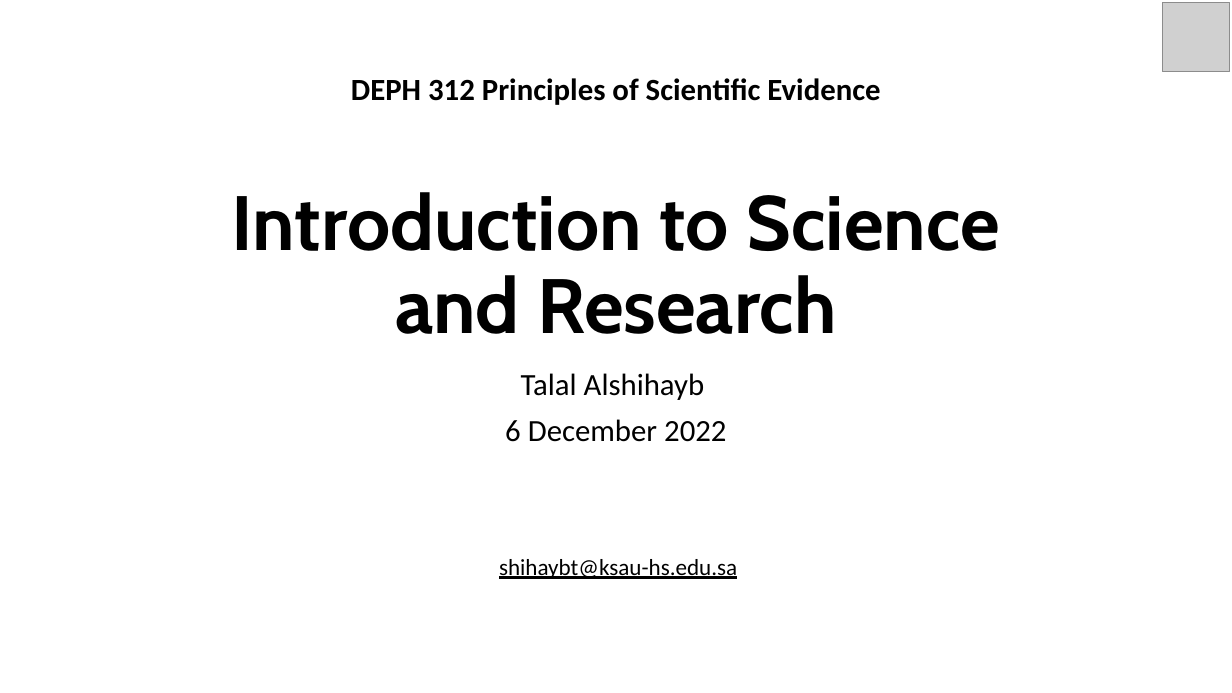
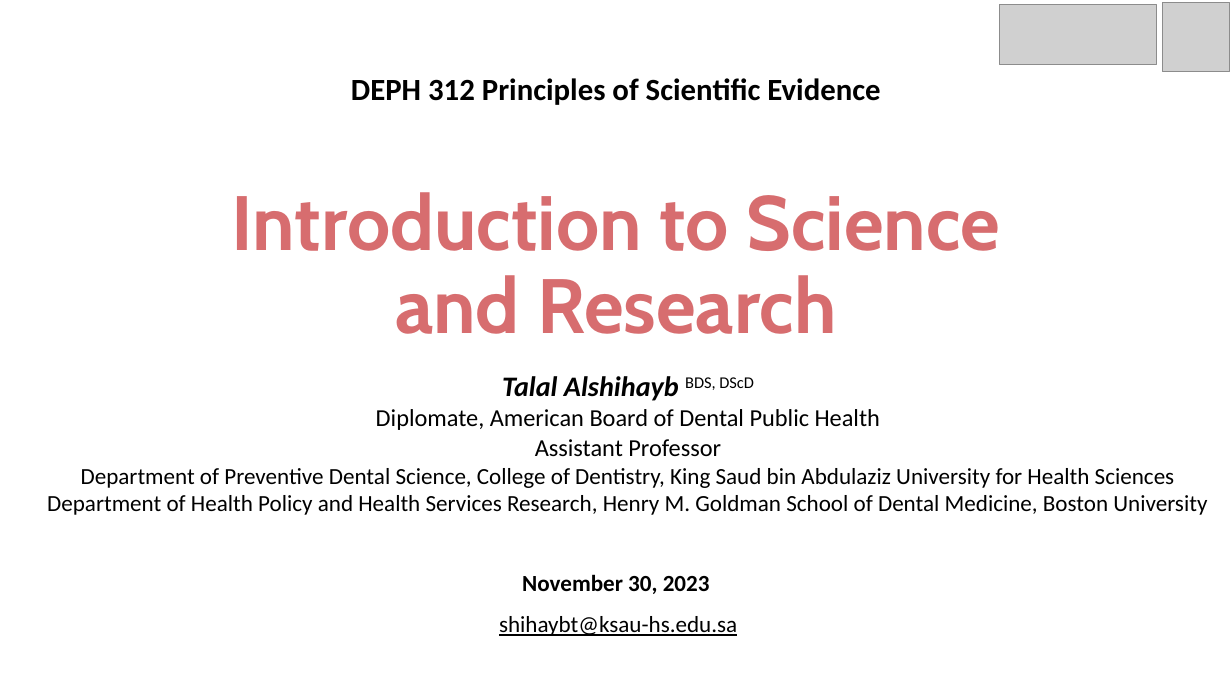
Before and after one commit to tshihayb/Principles-of-Scientific-Evidence, a slide deck: slide 1 of Lectures/DEPH 312 Lecture 2 Introduction Science and Research.pptx. Drawn at 1232x693 pixels with LibreOffice and Linux fonts; fonts in the diff are those of the drawing; grey boxes stand for pictures. Boxes give left, top, right and bottom in pixels: in the first picture for what was removed or moved away, otherwise in the second. Text is boxed around its words. In the diff, an @@ line names an element or a change of style, - is before the commit and + after.

```diff
--- a/Lectures/DEPH 312 Lecture 2 Introduction Science and Research.pptx
+++ b/Lectures/DEPH 312 Lecture 2 Introduction Science and Research.pptx
@@ picture added at [1000,4,1157,65] @@
@@ title "Introduction to Science and Research" at [232,192,1001,334]: text colour #000000 to #D76D6F @@
@@ subtitle added at [47,376,1207,515], 18 pt, text #000000 @@
+Talal Alshihayb BDS, DScD
+Diplomate, American Board of Dental Public Health
+Assistant Professor
+Department of Preventive Dental Science, College of Dentistry, King Saud bin Abdulaziz University for Health Sciences
+Department of Health Policy and Health Services Research, Henry M. Goldman School of Dental Medicine, Boston University
@@ subtitle removed at [505,373,726,442] @@
-Talal Alshihayb
-6 December 2022
@@ text added at [522,574,710,594], 18 pt, text #000000, bold @@
+November 30, 2023
@@ text "shihaybt@ksau-hs.edu.sa": place and size @@
-text "shihaybt@ksau-hs.edu.sa" at [499,559,737,579]
+text "shihaybt@ksau-hs.edu.sa" at [499,616,737,636]
```
Also in this commit, not shown: 1 other slide changed, 5 other files.
